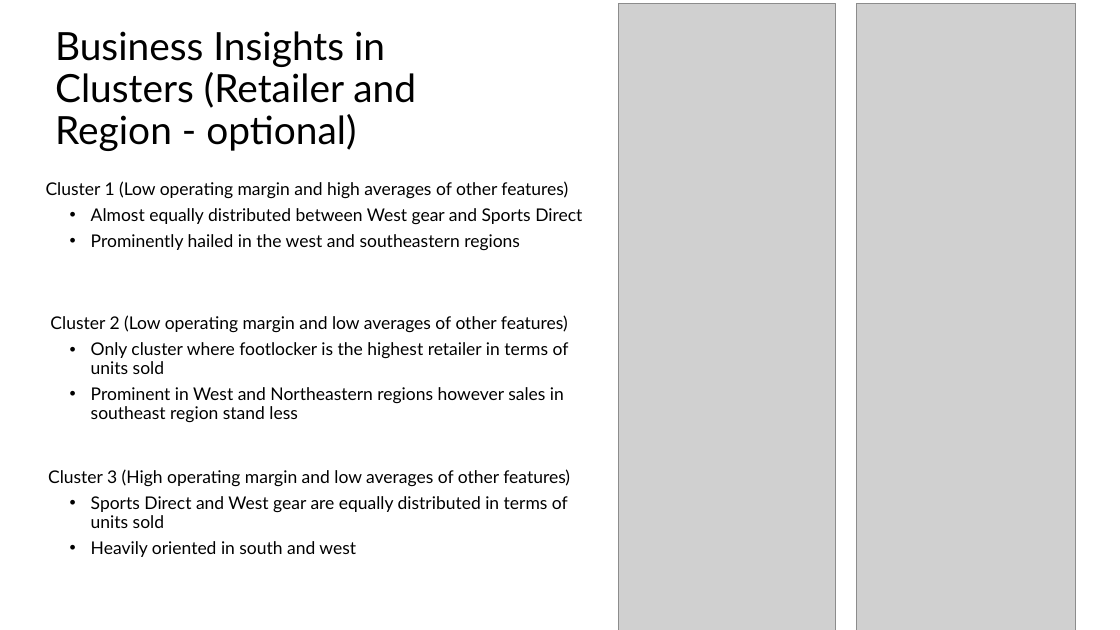
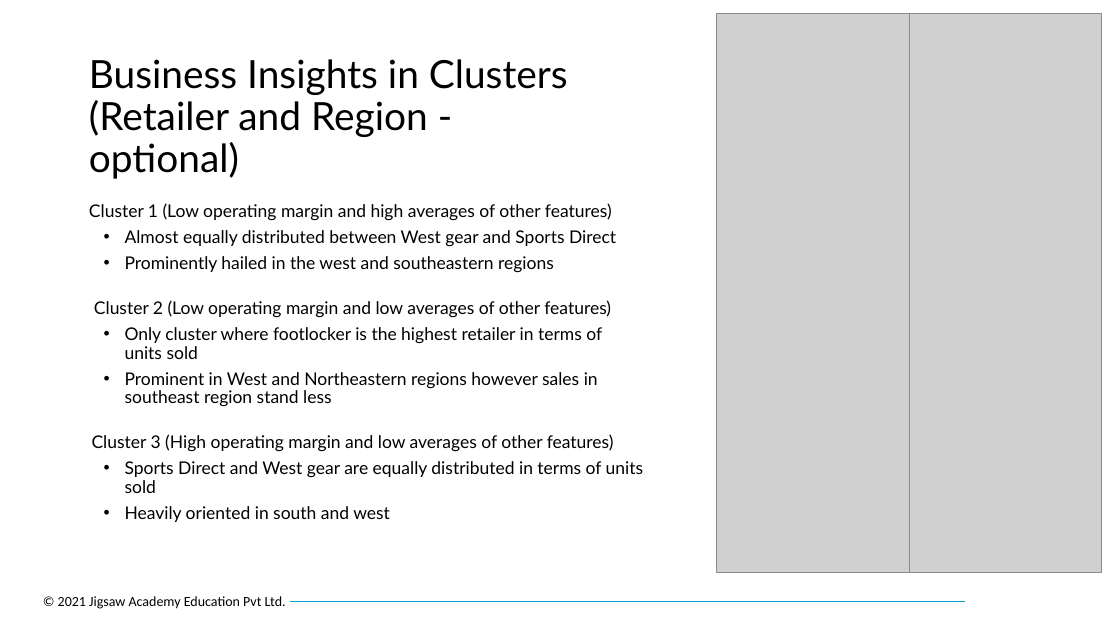
Before and after one commit to guttesuraj01/IPBA_Project_Group_A, a slide deck: slide 12 of John's Presentation + DB Scan.pptx (slide 11 before the commit). Drawn at 1120x630 pixels with LibreOffice and Linux fonts; fonts in the diff are those of the drawing; grey boxes stand for pictures; background and template pictures are left out. Boxes give left, top, right and bottom in pixels: in the first picture for what was removed or moved away, otherwise in the second. Text is boxed around its words. In the diff, an @@ line names an element or a change of style, - is before the commit and + after.

```diff
--- a/John's Presentation + DB Scan.pptx
+++ b/John's Presentation + DB Scan.pptx
@@ picture: place and size @@
-picture at box(857, 3, 1076, 630)
+picture at box(717, 13, 912, 573)
@@ picture: place and size @@
-picture at box(619, 3, 836, 630)
+picture at box(909, 13, 1102, 573)
@@ title "Business Insights in Clusters (Retailer ..." rewrapped from box(55, 31, 416, 151) to box(89, 59, 568, 179) @@
@@ text "Cluster 1 (Low operating margin ..." rewrapped from box(46, 181, 582, 557) to box(89, 203, 644, 522) @@
@@ text added at box(58, 596, 286, 609), 12 pt, text #000000 @@
+© 2021 Jigsaw Academy Education Pvt Ltd.
@@ line added from (291, 602) to (965, 602), #00A0CC 0.5 pt @@
```
Also in this commit, not shown: 6 other slides changed, 3 slides added, 1 slide removed.
